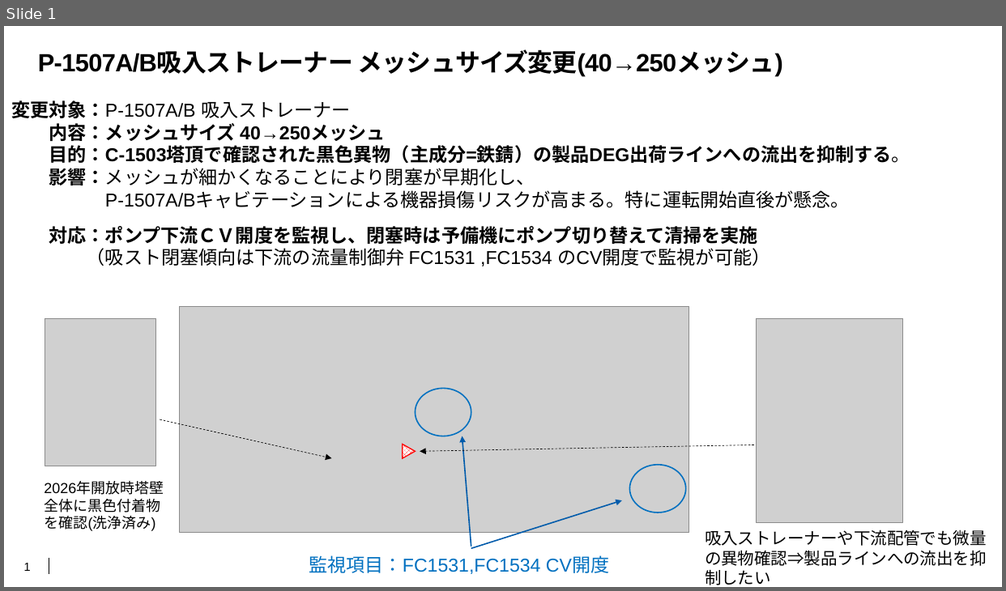
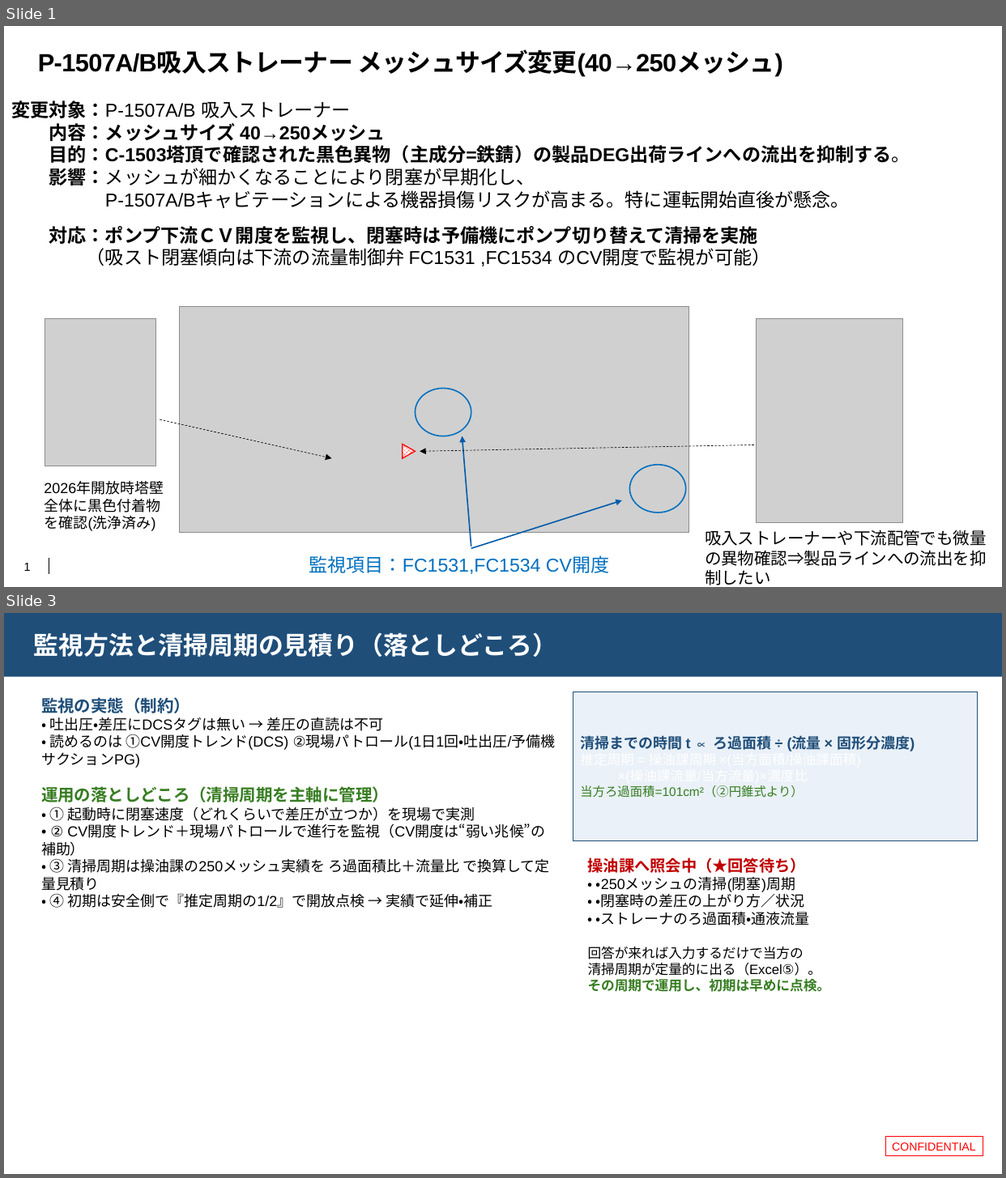
Before and after one commit to hiraoyosa-sys/Base, a slide deck: outputs/P1507変更管理_説明_評価まとめ追加.pptx. Shown one above the other, each under a label of ours: slide 1 before the commit, slides 1 and 3 after it; the slides between them are not shown. The pictures are 1006x591 and 1006x1178 pixels, drawn with LibreOffice and Linux fonts; fonts in the diff are those of the drawing; grey boxes stand for pictures; background and template pictures are left out. Boxes give left, top, right and bottom in pixels: in the first picture for what was removed or moved away, otherwise in the second. Text is boxed around its words. In the diff, an @@ line names an element or a change of style, - is before the commit and + after.

```diff
--- a/outputs/P1507変更管理_説明_評価まとめ追加.pptx
+++ b/outputs/P1507変更管理_説明_評価まとめ追加.pptx
@@ slide 3 added at [4,613,1002,1174], background #FFFFFF @@
@@ rectangle added at [4,613,1002,677], fill #1F4E79, 24 pt, text #FFFFFF, bold @@
+監視方法と清掃周期の見積り（落としどころ）
@@ text added at [41,697,556,908], 14 pt, text #000000 @@
+監視の実態（制約）
+• 吐出圧・差圧にDCSタグは無い → 差圧の直読は不可
+• 読めるのは ①CV開度トレンド(DCS) ②現場パトロール(1日1回・吐出圧/予備機サクションPG)
+運用の落としどころ（清掃周期を主軸に管理）
+• ① 起動時に閉塞速度（どれくらいで差圧が立つか）を現場で実測
+• ② CV開度トレンド＋現場パトロールで進行を監視（CV開度は“弱い兆候”の補助）
+• ③ 清掃周期は操油課の250メッシュ実績を ろ過面積比＋流量比 で換算して定量見積り
+• ④ 初期は安全側で『推定周期の1/2』で開放点検 → 実績で延伸・補正
@@ rectangle added at [573,692,978,841], fill #EAF1F8, outline #1F4E79 0.5 pt, 13 pt, text #FFFFFF @@
+清掃までの時間 t ∝ ろ過面積 ÷ (流量 × 固形分濃度)
+推定周期 = 操油課周期 ×(当方面積/操油課面積)
+×(操油課流量/当方流量)×濃度比
+当方ろ過面積=101cm²（②円錐式より）
@@ text added at [588,858,831,992], 13 pt, text #000000 @@
+操油課へ照会中（★回答待ち）
+• ・250メッシュの清掃(閉塞)周期
+• ・閉塞時の差圧の上がり方／状況
+• ・ストレーナのろ過面積・通液流量
+回答が来れば入力するだけで当方の
+清掃周期が定量的に出る（Excel⑤）。
+その周期で運用し、初期は早めに点検。
@@ rectangle added at [886,1137,983,1157], outline #FF0000 0.75 pt, 11 pt, text #FF0000 @@
+CONFIDENTIAL
```
Also in this commit, not shown: 1 slide changed, 3 other files.
